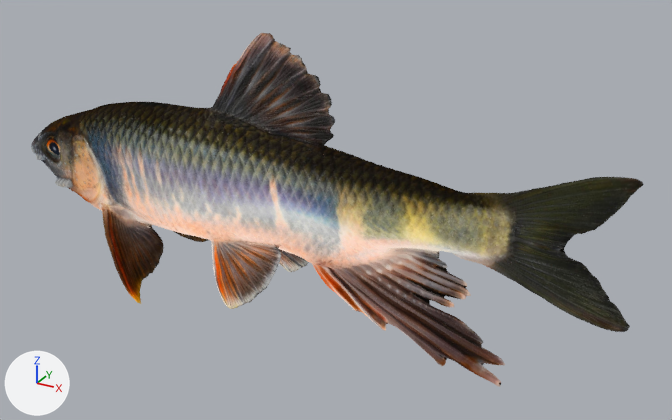
Before and after pictures for a commit that changed the glTF model public/models/pale-bleak/scene.gltf.
Rendered twice from a 50 mm camera at (0.1119, -0.1639, 0.0796) aimed at (0.02, 0.0033, -0.0039). The lights are fixed; the arrows at lower left show +X, +Y and +Z. The first picture is the older version.
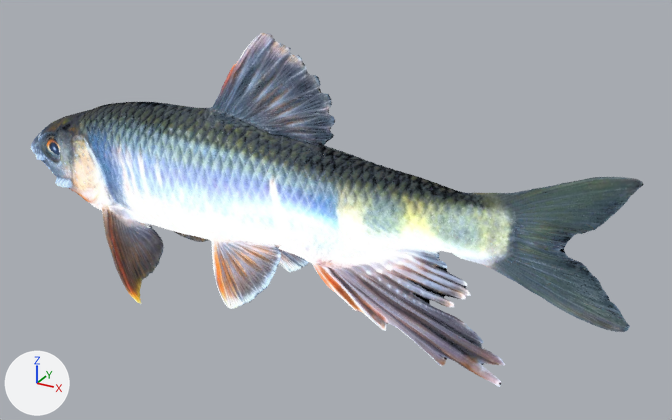
Boxes (x1, y1, x2, y2) around the edits, measured in the pictures (672 x 420 px):
'Object_7', surface changed (lighter)
    both: (31, 33, 643, 387)

The change, as a list of edits to the scene's bpy script:
```text
Add img_material_basecolor_clean_webp:
    img_material_basecolor_clean_webp = load_image('Material_baseColor_clean.webp', 'textures/Material_baseColor_clean.webp', 1024, 1024, 'sRGB')
Change mat_material:
    where n5 = _N.new('ShaderNodeTexImage'); n5.name = 'Image Texture'
    n5.image: img_material_basecolor_jpeg -> img_material_basecolor_clean_webp
```
